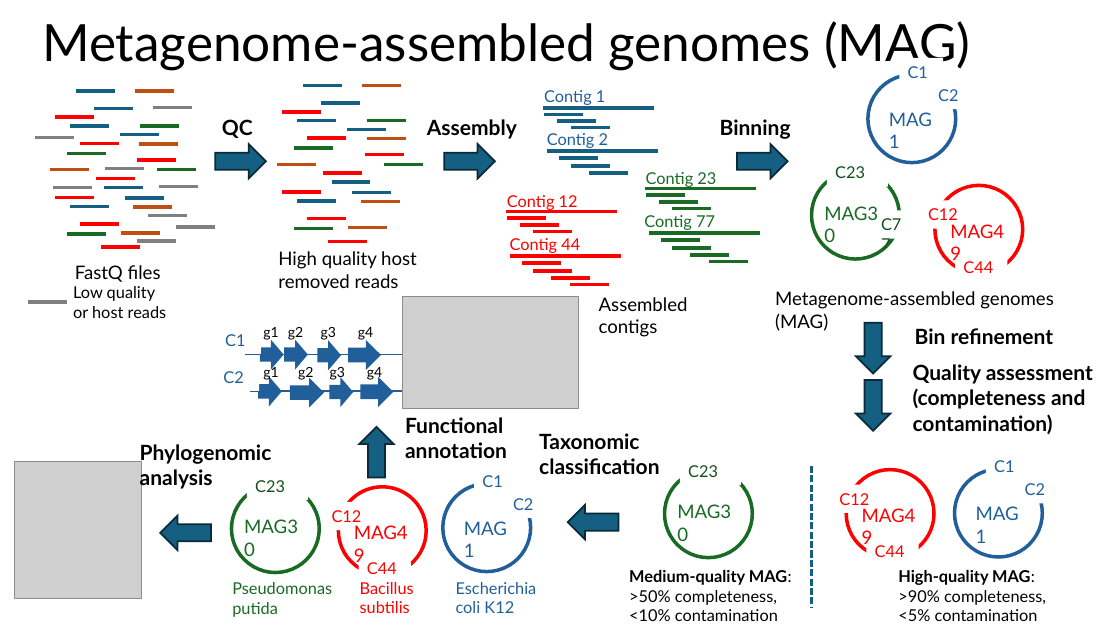
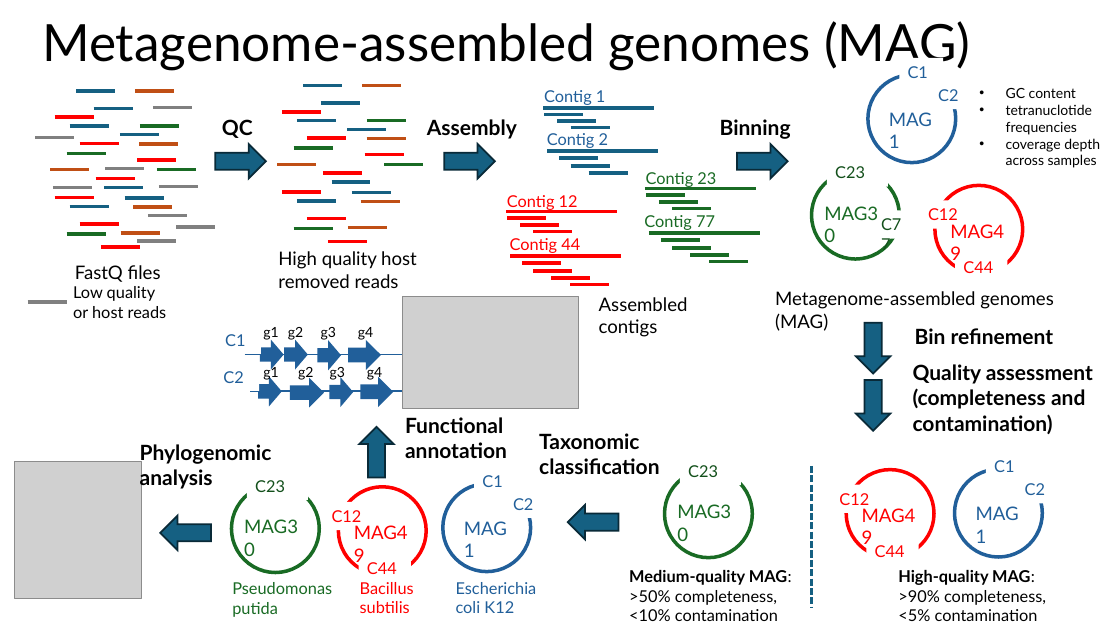
Before and after one commit to biosustain/dsp_metagenomics_training, a slide deck: slide 31 of course_contents/IntroMetagenomics.pptx. Drawn at 1120x630 pixels with LibreOffice and Linux fonts; fonts in the diff are those of the drawing; grey boxes stand for pictures. Boxes give left, top, right and bottom in pixels: in the first picture for what was removed or moved away, otherwise in the second. Text is boxed around its words. In the diff, an @@ line names an element or a change of style, - is before the commit and + after.

```diff
--- a/course_contents/IntroMetagenomics.pptx
+++ b/course_contents/IntroMetagenomics.pptx
@@ text added at <box>1006,88,1100,168</box>, 12 pt, text #000000 @@
+• GC content
+• tetranuclotide frequencies
+• coverage depth across samples
```
Also in this commit, not shown: 4 other slides changed, 1 other file.
